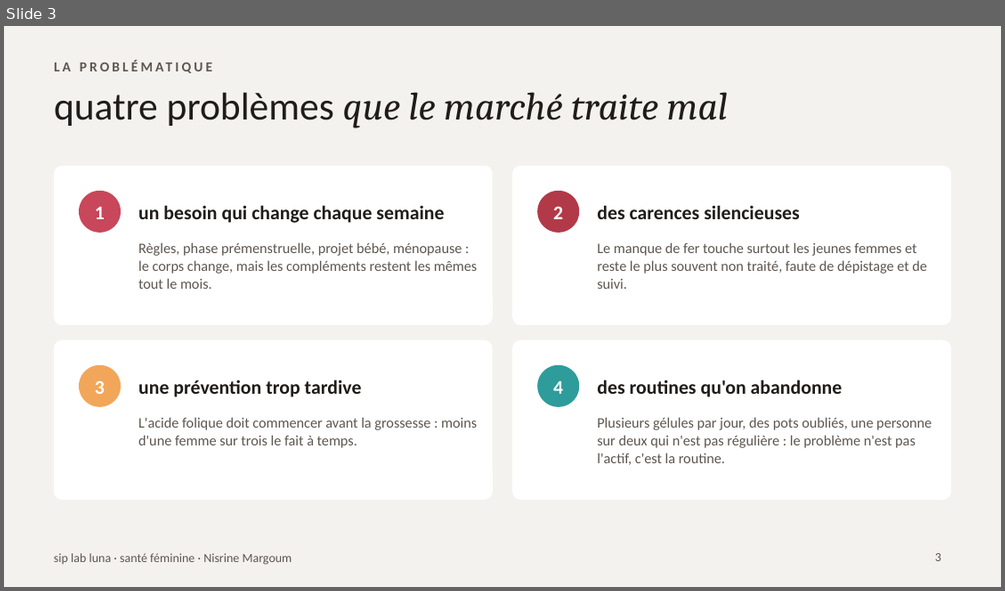
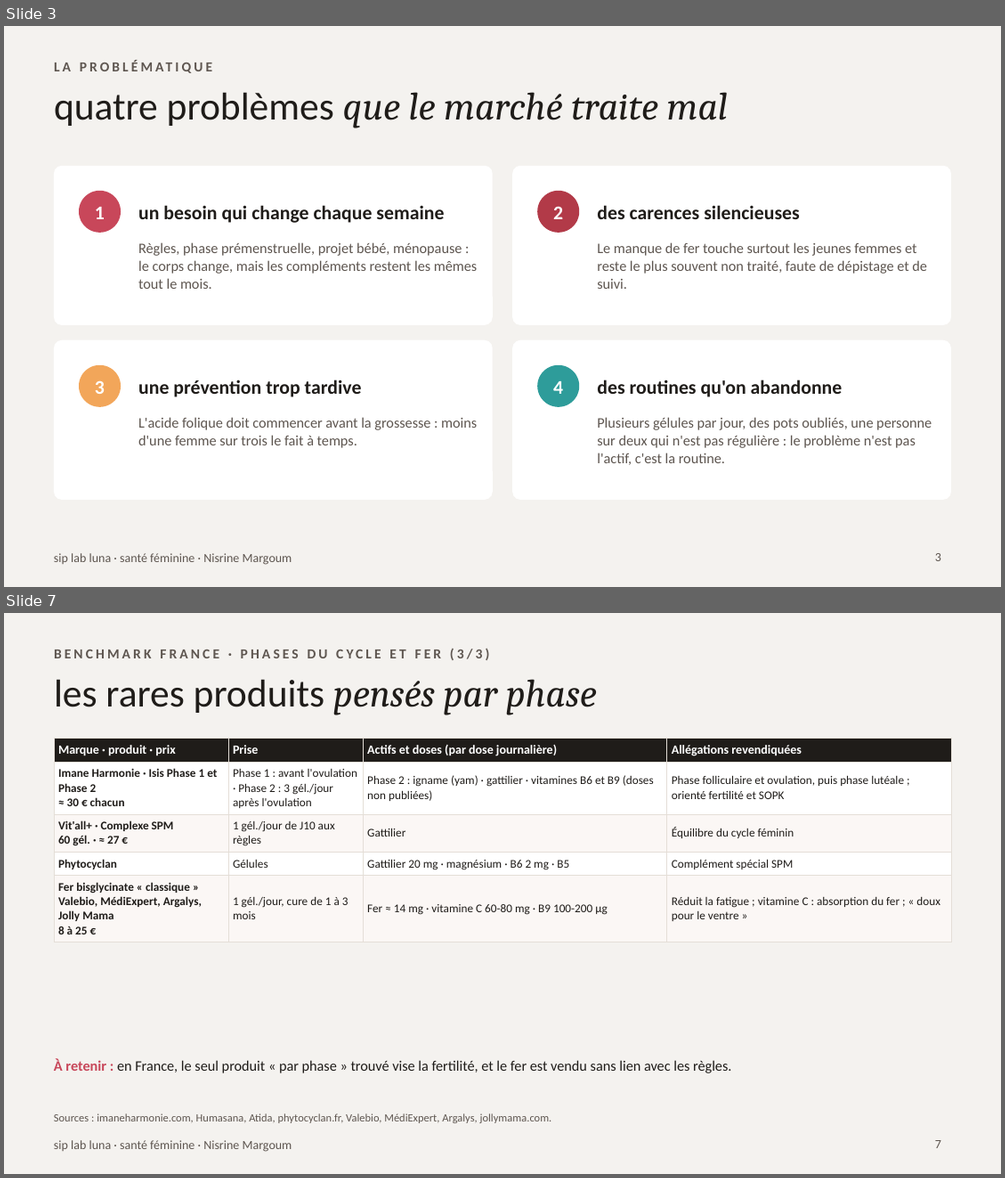
Before and after one commit to nisrine-max/mon-sitee, a slide deck: pitch/siplab-luna-problematique.pptx. Shown one above the other, each under a label of ours: slide 3 before the commit, slides 3 and 7 after it; the slides between them are not shown. The pictures are 1005x591 and 1005x1178 pixels, drawn with LibreOffice and Linux fonts; fonts in the diff are those of the drawing. Boxes give left, top, right and bottom in pixels: in the first picture for what was removed or moved away, otherwise in the second. Text is boxed around its words. In the diff, an @@ line names an element or a change of style, - is before the commit and + after.

```diff
--- a/pitch/siplab-luna-problematique.pptx
+++ b/pitch/siplab-luna-problematique.pptx
@@ slide 7 added at [4,613,1001,1174], background #F4F2EF; not listed: 1 template element that a slide beside it also shows @@
@@ text added at [54,649,490,660], 10 pt, text #5E5650, bold @@
+BENCHMARK FRANCE · PHASES DU CYCLE ET FER (3/3)
@@ title added at [54,679,597,715], 28 pt, text #1F1C19 @@
+les rares produits pensés par phase
@@ table added at [54,738,951,938], 5 rows, 4 columns @@
+Marque · produit · prix | Prise | Actifs et doses (par dose journalière) | Allégations revendiquées
+Imane Harmonie · Isis Phase 1 et Phase 2 / ≈ 30 € chacun | Phase 1 : avant l'ovulation · Phase 2 : 3 gél./jour après l'ovulation | Phase 2 : igname (yam) · gattilier · vitamines B6 et B9 (doses non publiées) | Phase folliculaire et ovulation, puis phase lutéale ; orienté fertilité et SOPK
+Vit'all+ · Complexe SPM / 60 gél. · ≈ 27 € | 1 gél./jour de J10 aux règles | Gattilier | Équilibre du cycle féminin
+Phytocyclan | Gélules | Gattilier 20 mg · magnésium · B6 2 mg · B5 | Complément spécial SPM
+Fer bisglycinate « classique » / Valebio, MédiExpert, Argalys, Jolly Mama / 8 à 25 € | 1 gél./jour, cure de 1 à 3 mois | Fer ≈ 14 mg · vitamine C 60-80 mg · B9 100-200 µg | Réduit la fatigue ; vitamine C : absorption du fer ; « doux pour le ventre »
@@ text added at [54,1059,731,1073], 10.5 pt, text #1F1C19 @@
+À retenir : en France, le seul produit « par phase » trouvé vise la fertilité, et le fer est vendu sans lien avec les règles.
@@ text added at [54,1113,552,1123], 8 pt, text #5E5650 @@
+Sources : imaneharmonie.com, Humasana, Atida, phytocyclan.fr, Valebio, MédiExpert, Argalys, jollymama.com.
@@ page number added at [935,1140,941,1148], 9 pt, text #5E5650 @@
+7
```
Also in this commit, not shown: 5 slides changed, 7 other slides added, 1 slide removed.
